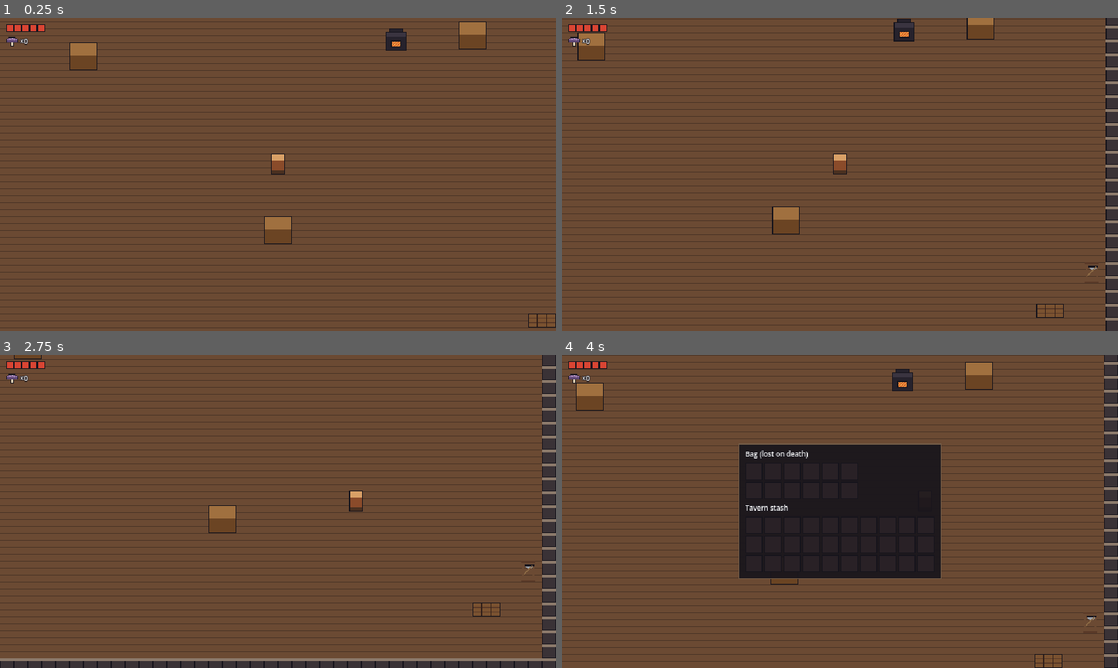
Above: before the commit, frames 1-4 (two rows, left to right).
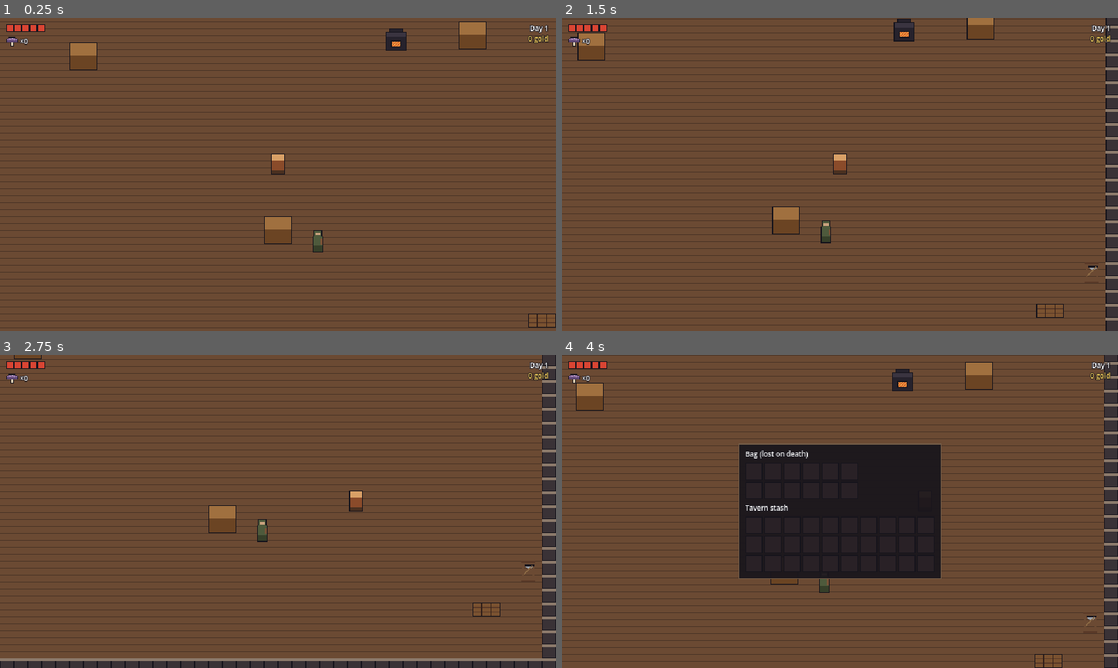
Above: after the commit, the same moments.

Repository: Nahidacute2710/TheLastHearth
Game: Godot game, scene res://scenes/main/main.tscn
The game is run twice, just before and just after one commit, with the same random seed, the same clock (stepped at 60 frames per second) and the same inputs.
Inputs (mouse positions are in pixels of both pictures, inside the frame that each line leads up to):
- Up to frame 1 (0.25 s): no input
- Up to frame 2 (1.5 s): tap Enter at 0.5 s; move the mouse to (962, 158) at 0.52 s; hold D (movement_right) 0.53-1.28 s; hold E (interact) 0.53-1.28 s; click (962, 158) at 0.67 s; move the mouse to (728, 190) at 1.27 s; hold S (movement_down) from 1.28 s (still down); click (728, 190) at 1.35 s
- Up to frame 3 (2.75 s): tap E (interact) at 1.55, 2.3 s; move the mouse to (333, 442) at 2.02 s; release S (movement_down) at 2.03 s; hold D (movement_right) from 2.03 s (still down); hold Space (dodge) from 2.03 s (still down); click (333, 442) at 2.17 s
- Up to frame 4 (4 s): move the mouse to (812, 574) at 2.77 s; release D (movement_right) at 2.78 s; release Space (dodge) at 2.78 s; hold W (movement_up) 2.78-3.53 s; tap E (interact) at 2.85 s; click (812, 574) at 2.92 s; move the mouse to (1006, 558) at 3.52 s; hold A (movement_left) from 3.53 s (still down); hold E (interact) from 3.53 s (still down); tap I at 3.6 s; click (1006, 558) at 3.67 s

The runs differ from the first frame. In frame 1, 0.3% of the frame differs, in the area x 56-99%, y 2-75%; in frame 2, 0.2%; in frame 3, 0.2%; in frame 4, 0.2%.

Commit message:
feat(tavern): weary traveler customer and gold
- CustomerData and the Weary Traveler: once per day, waits for stew
- Serving takes stew from the stash and pays gold
- HUD day and gold display (translation keys, follows locale)

Co-Authored-By: Claude Opus 5.5 <noreply@anthropic.com>
Claude-Session: https://claude.ai/code/session_01FpMZkMPH9x2XWYNUcd4vQ7

Diff:
--- /dev/null
+++ b/the-last-hearth/data/customers/weary_traveler.tres
@@ -0,0 +1,13 @@
+[gd_resource type="Resource" script_class="CustomerData" format=3]
+
+[ext_resource type="Script" path="res://scripts/data/customer_data.gd" id="1_script"]
+[ext_resource type="Texture2D" path="res://assets/characters/customers/chr_weary_traveler_placeholder.png" id="2_sprite"]
+[ext_resource type="Resource" path="res://data/items/mushroom_stew.tres" id="3_stew"]
+
+[resource]
+script = ExtResource("1_script")
+id = &"weary_traveler"
+name_key = &"CUSTOMER_WEARY_TRAVELER_NAME"
+sprite = ExtResource("2_sprite")
+wanted_item = ExtResource("3_stew")
+payment = 15
--- a/the-last-hearth/localization/translations.csv
+++ b/the-last-hearth/localization/translations.csv
@@ -13,3 +13,9 @@
 PROMPT_COOK_STEW,Cook Mushroom Stew,Nấu Súp Nấm
 TOAST_MISSING_INGREDIENTS,Need %d %s in the stash,Cần %d %s trong kho
 TOAST_DISH_COOKED,Cooked %s,Đã nấu xong %s
+CUSTOMER_WEARY_TRAVELER_NAME,Weary Traveler,Lữ Khách
+PROMPT_SERVE_STEW,Serve Mushroom Stew,Mang Súp Nấm ra
+TOAST_CUSTOMER_WAITING,%s is waiting for %s,%s đang chờ %s
+TOAST_CUSTOMER_PAID,%s paid %d gold,%s trả %d vàng
+HUD_DAY,Day %d,Ngày %d
+HUD_GOLD,%d gold,%d vàng
--- a/the-last-hearth/scenes/main/main.tscn
+++ b/the-last-hearth/scenes/main/main.tscn
@@ -6,6 +6,7 @@
 [ext_resource type="PackedScene" path="res://scenes/ui/hud.tscn" id="4_hud"]
 [ext_resource type="PackedScene" path="res://scenes/ui/toast.tscn" id="5_toast"]
 [ext_resource type="PackedScene" path="res://scenes/ui/inventory_panel.tscn" id="6_inventory"]
+[ext_resource type="PackedScene" path="res://scenes/ui/day_gold_display.tscn" id="7_daygold"]
 
 [node name="Main" type="Node"]
 script = ExtResource("1_script")
@@ -19,6 +20,8 @@
 
 [node name="HUD" parent="UILayer" instance=ExtResource("4_hud")]
 
+[node name="DayGoldDisplay" parent="UILayer" instance=ExtResource("7_daygold")]
+
 [node name="InteractionPrompt" parent="UILayer" instance=ExtResource("2_prompt")]
 
 [node name="Toast" parent="UILayer" instance=ExtResource("5_toast")]
--- /dev/null
+++ b/the-last-hearth/scenes/tavern/customer.gd
@@ -0,0 +1,39 @@
+extends Node2D
+## A customer who visits once per day and waits (forever) for one dish from the tavern stash.
+## Whether today's visit is done is stored in GameState, so it survives level reloads.
+
+@export var data: CustomerData
+
+@onready var _sprite: Sprite2D = $Sprite
+@onready var _interactable: Interactable = $Interactable
+
+
+func _ready() -> void:
+	_sprite.texture = data.sprite
+	_interactable.interacted.connect(_on_interacted)
+	EventBus.day_changed.connect(_on_day_changed)
+	_refresh()
+
+
+func is_present() -> bool:
+	return visible
+
+
+func _on_interacted(_actor: Node2D) -> void:
+	if not GameState.stash.remove(data.wanted_item, 1):
+		EventBus.toast_requested.emit(tr(&"TOAST_CUSTOMER_WAITING") % [tr(data.name_key), tr(data.wanted_item.name_key)])
+		return
+	GameState.add_gold(data.payment)
+	GameState.mark_customer_served(data.id)
+	EventBus.toast_requested.emit(tr(&"TOAST_CUSTOMER_PAID") % [tr(data.name_key), data.payment])
+	_refresh()
+
+
+func _on_day_changed(_day: int) -> void:
+	_refresh()
+
+
+func _refresh() -> void:
+	var present: bool = not GameState.is_customer_served_today(data.id)
+	visible = present
+	_interactable.enabled = present
--- /dev/null
+++ b/the-last-hearth/scenes/tavern/customer.tscn
@@ -0,0 +1,26 @@
+[gd_scene format=3]
+
+[ext_resource type="Script" path="res://scenes/tavern/customer.gd" id="1_script"]
+[ext_resource type="Script" path="res://scripts/components/interactable.gd" id="2_interactable"]
+[ext_resource type="Resource" path="res://data/customers/weary_traveler.tres" id="3_data"]
+
+[sub_resource type="CircleShape2D" id="CircleShape2D_range"]
+radius = 18.0
+
+[node name="Customer" type="Node2D"]
+script = ExtResource("1_script")
+data = ExtResource("3_data")
+
+[node name="Sprite" type="Sprite2D" parent="."]
+offset = Vector2(0, -16)
+
+[node name="Interactable" type="Area2D" parent="."]
+position = Vector2(0, -6)
+collision_layer = 32
+collision_mask = 2
+monitorable = false
+script = ExtResource("2_interactable")
+prompt_key = &"PROMPT_SERVE_STEW"
+
+[node name="CollisionShape2D" type="CollisionShape2D" parent="Interactable"]
+shape = SubResource("CircleShape2D_range")
--- a/the-last-hearth/scenes/tavern/tavern_main_hall.tscn
+++ b/the-last-hearth/scenes/tavern/tavern_main_hall.tscn
@@ -8,6 +8,7 @@
 [ext_resource type="Texture2D" path="res://assets/environments/tavern/env_cellar_hatch_placeholder.png" id="6_hatch"]
 [ext_resource type="PackedScene" path="res://scenes/interactions/weapon_rack.tscn" id="7_rack"]
 [ext_resource type="PackedScene" path="res://scenes/interactions/cooking_station.tscn" id="8_stove"]
+[ext_resource type="PackedScene" path="res://scenes/tavern/customer.tscn" id="9_customer"]
 
 [node name="TavernMainHall" type="Node2D"]
 script = ExtResource("1_script")
@@ -40,6 +41,9 @@
 [node name="CookingStation" parent="Entities" instance=ExtResource("8_stove")]
 position = Vector2(520, 100)
 
+[node name="WearyTraveler" parent="Entities" instance=ExtResource("9_customer")]
+position = Vector2(430, 330)
+
 [node name="Counter" parent="Entities" instance=ExtResource("2_obstacle")]
 position = Vector2(160, 120)
 
--- /dev/null
+++ b/the-last-hearth/scenes/ui/day_gold_display.gd
@@ -0,0 +1,33 @@
+extends VBoxContainer
+## Top-right "Day X" and gold. Text comes from translation keys and refreshes on locale change.
+
+@onready var _day_label: Label = %DayLabel
+@onready var _gold_label: Label = %GoldLabel
+
+
+func _ready() -> void:
+	EventBus.day_changed.connect(_on_changed)
+	EventBus.gold_changed.connect(_on_changed)
+	_refresh()
+
+
+func _notification(what: int) -> void:
+	if what == NOTIFICATION_TRANSLATION_CHANGED and is_node_ready():
+		_refresh()
+
+
+func get_day_text() -> String:
+	return _day_label.text
+
+
+func get_gold_text() -> String:
+	return _gold_label.text
+
+
+func _on_changed(_value: int) -> void:
+	_refresh()
+
+
+func _refresh() -> void:
+	_day_label.text = tr(&"HUD_DAY") % GameState.day
+	_gold_label.text = tr(&"HUD_GOLD") % GameState.gold
--- /dev/null
+++ b/the-last-hearth/scenes/ui/day_gold_display.tscn
@@ -0,0 +1,41 @@
+[gd_scene format=3]
+
+[ext_resource type="Script" path="res://scenes/ui/day_gold_display.gd" id="1_script"]
+
+[sub_resource type="LabelSettings" id="LabelSettings_day"]
+font_size = 8
+outline_size = 3
+outline_color = Color(0.0862745, 0.0784314, 0.109804, 1)
+
+[sub_resource type="LabelSettings" id="LabelSettings_gold"]
+font_size = 8
+font_color = Color(0.95, 0.8, 0.35, 1)
+outline_size = 3
+outline_color = Color(0.0862745, 0.0784314, 0.109804, 1)
+
+[node name="DayGoldDisplay" type="VBoxContainer"]
+anchors_preset = 1
+anchor_left = 1.0
+anchor_right = 1.0
+offset_left = -108.0
+offset_top = 6.0
+offset_right = -8.0
+offset_bottom = 34.0
+grow_horizontal = 0
+mouse_filter = 2
+theme_override_constants/separation = 0
+script = ExtResource("1_script")
+
+[node name="DayLabel" type="Label" parent="."]
+unique_name_in_owner = true
+layout_mode = 2
+auto_translate_mode = 2
+label_settings = SubResource("LabelSettings_day")
+horizontal_alignment = 2
+
+[node name="GoldLabel" type="Label" parent="."]
+unique_name_in_owner = true
+layout_mode = 2
+auto_translate_mode = 2
+label_settings = SubResource("LabelSettings_gold")
+horizontal_alignment = 2
--- a/the-last-hearth/scripts/core/game_state.gd
+++ b/the-last-hearth/scripts/core/game_state.gd
@@ -12,6 +12,8 @@
 var stash: Inventory = Inventory.new(STASH_SLOTS)
 var day: int = 1
 var gold: int = 0
+## Customer id -> last day it was served.
+var customer_served_day: Dictionary[StringName, int] = {}
 
 var _last_level_id: StringName = &""
 
@@ -31,6 +33,14 @@
 	if equipped_weapon != null and equipped_weapon.id == id:
 		return true
 	return bag.has_item_id(id) or stash.has_item_id(id)
+
+
+func is_customer_served_today(customer_id: StringName) -> bool:
+	return customer_served_day.get(customer_id, 0) >= day
+
+
+func mark_customer_served(customer_id: StringName) -> void:
+	customer_served_day[customer_id] = day
 
 
 func add_gold(amount: int) -> void:
@@ -65,6 +75,7 @@
 	stash.clear()
 	day = 1
 	gold = 0
+	customer_served_day.clear()
 	_last_level_id = &""
 
 
--- /dev/null
+++ b/the-last-hearth/scripts/data/customer_data.gd
@@ -0,0 +1,11 @@
+class_name CustomerData
+extends Resource
+## A tavern customer type. Instances in data/customers/.
+
+@export var id: StringName = &""
+@export var name_key: StringName = &""
+@export var sprite: Texture2D
+## Dish the customer orders.
+@export var wanted_item: ItemData
+## Gold paid when served.
+@export var payment: int = 15
--- /dev/null
+++ b/the-last-hearth/tests/test_customer.gd
@@ -0,0 +1,71 @@
+extends "res://tests/test_case.gd"
+
+const TRAVELER_POS: Vector2 = Vector2(430, 340)
+
+
+func _state() -> Node:
+	return tree.root.get_node("GameState")
+
+
+func _traveler() -> Node:
+	return level().find_child("WearyTraveler", true, false)
+
+
+func _display() -> Node:
+	return main.find_child("DayGoldDisplay", true, false)
+
+
+func _messages() -> PackedStringArray:
+	return main.find_child("Toast", true, false).call("get_messages")
+
+
+func test_traveler_waits_without_stew() -> void:
+	await start_main()
+	check(_traveler().call("is_present"), "traveler is in the tavern on day 1")
+	player().global_position = TRAVELER_POS
+	await wait_physics(5)
+	await tap(&"interact")
+	check(_traveler().call("is_present"), "traveler keeps waiting")
+	check(_messages().has("Weary Traveler is waiting for Mushroom Stew"), "waiting message (%s)" % str(_messages()))
+	check_eq(_state().get("gold"), 0, "no gold")
+
+
+func test_serving_stew_pays_gold_and_traveler_returns_next_day() -> void:
+	await start_main()
+	var stew: Resource = load("res://data/items/mushroom_stew.tres")
+	_state().get("stash").call("add", stew, 2)
+	check_eq(_display().call("get_day_text"), "Day 1", "HUD shows day 1")
+	check_eq(_display().call("get_gold_text"), "0 gold", "HUD shows 0 gold")
+	player().global_position = TRAVELER_POS
+	await wait_physics(5)
+	await tap(&"interact")
+	check_eq(_state().get("gold"), 15, "traveler pays 15 gold")
+	check_eq(_state().get("stash").call("count_of", stew), 1, "one stew taken from the stash")
+	check(not _traveler().call("is_present"), "traveler leaves after being served")
+	check_eq(_display().call("get_gold_text"), "15 gold", "HUD gold updates")
+	check(_messages().has("Weary Traveler paid 15 gold"), "payment message")
+	router().call("go_to", &"dungeon", &"entrance")
+	await wait(0.8)
+	router().call("go_to", &"tavern", &"cellar_door")
+	await wait(0.8)
+	check(_traveler().call("is_present"), "traveler is back the next day")
+	check_eq(_display().call("get_day_text"), "Day 2", "HUD shows day 2")
+	check_eq(_state().get("gold"), 15, "gold is kept")
+
+
+func test_traveler_does_not_return_on_same_day() -> void:
+	await start_main()
+	_state().call("mark_customer_served", &"weary_traveler")
+	router().call("go_to", &"tavern", &"default")
+	await wait(0.8)
+	check(not _traveler().call("is_present"), "already served today, so not present after reloading the tavern")
+	_state().call("advance_day")
+	check(_traveler().call("is_present"), "a new day brings the traveler back")
+
+
+func test_day_and_gold_text_follow_locale() -> void:
+	await start_main()
+	TranslationServer.set_locale("vi")
+	await tree.process_frame
+	check_eq(_display().call("get_day_text"), "Ngày 1", "Vietnamese day text")
+	check_eq(_display().call("get_gold_text"), "0 vàng", "Vietnamese gold text")
Binary file added: the-last-hearth/assets/characters/customers/chr_weary_traveler_placeholder.png
Not shown, added: the-last-hearth/assets/characters/customers/chr_weary_traveler_placeholder.png.import
Binary file changed: the-last-hearth/localization/translations.en.translation
Binary file changed: the-last-hearth/localization/translations.vi.translation
Not shown, added: the-last-hearth/scenes/tavern/customer.gd.uid
Not shown, added: the-last-hearth/scenes/ui/day_gold_display.gd.uid
Not shown, added: the-last-hearth/scripts/data/customer_data.gd.uid
Not shown, added: the-last-hearth/tests/test_customer.gd.uid
Not shown, changed: CHANGELOG.md
Not shown, changed: CLAUDE.md
Not shown, changed: the-last-hearth/docs/DECISION_LOG.md
Not shown, changed: the-last-hearth/docs/DEVELOPMENT_ROADMAP.md
(and 1 more such lines)
